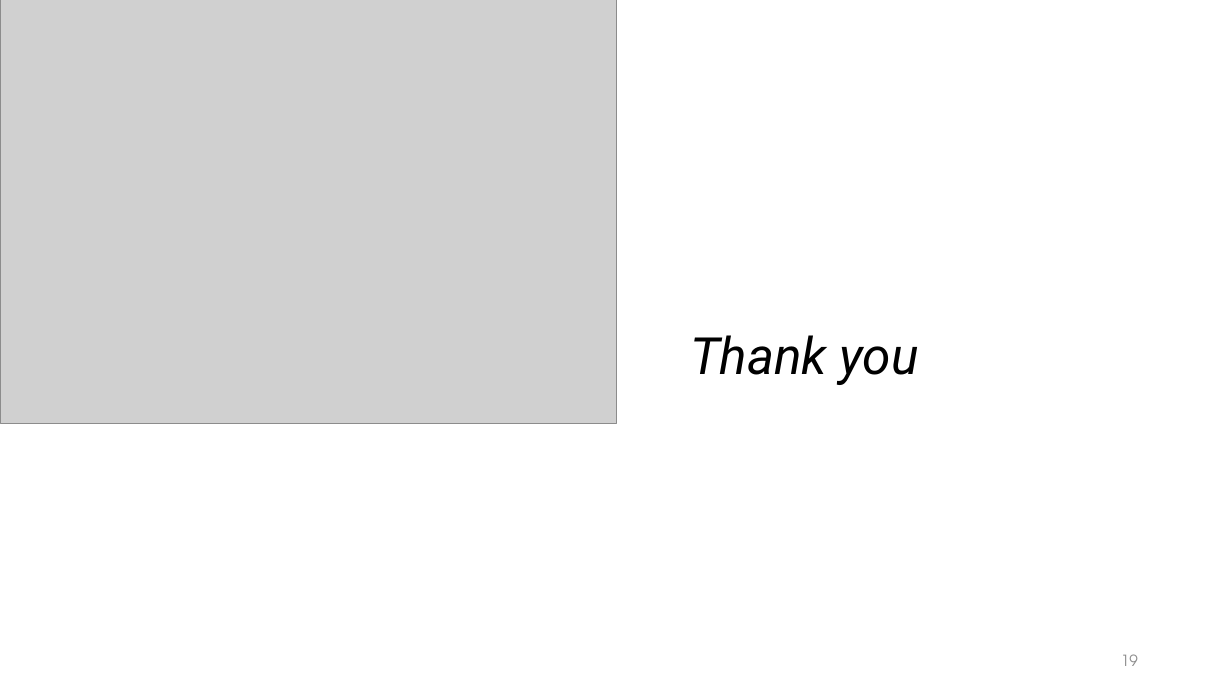
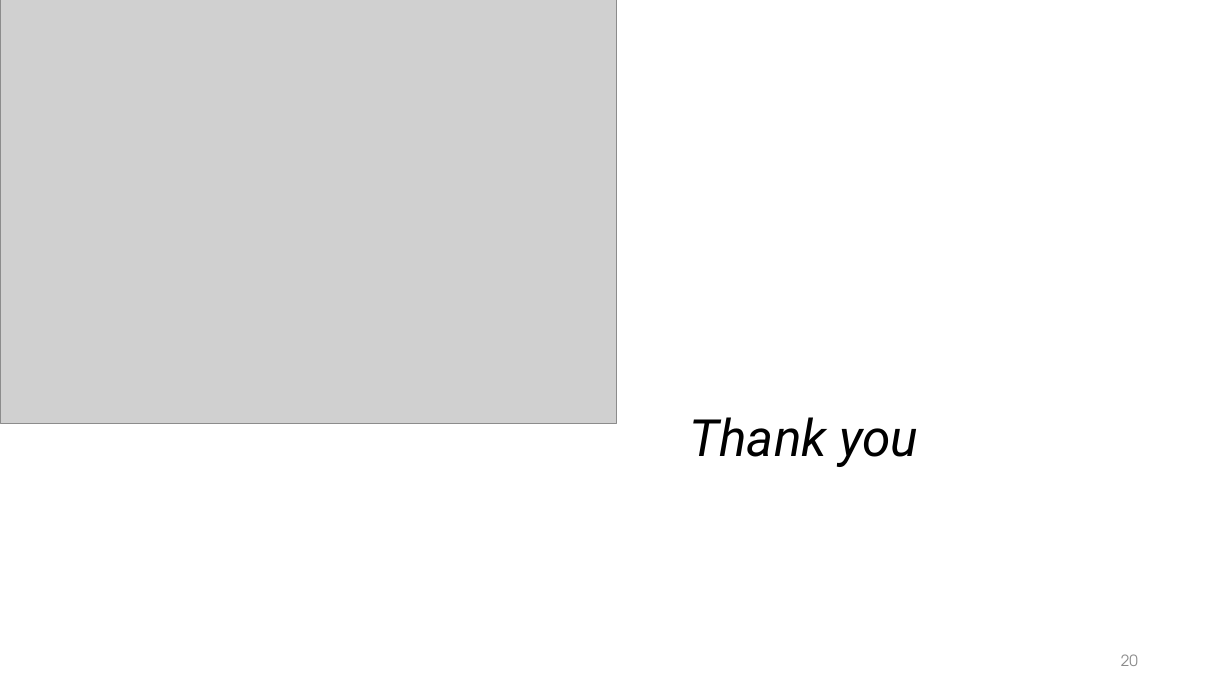
Before and after one commit to Kevinle76/NetFlix, a slide deck: slide 20 of Project_1.pptx (slide 19 before the commit). Drawn at 1232x693 pixels with LibreOffice and Linux fonts; fonts in the diff are those of the drawing; grey boxes stand for pictures. Boxes give left, top, right and bottom in pixels: in the first picture for what was removed or moved away, otherwise in the second. Text is boxed around its words. In the diff, an @@ line names an element or a change of style, - is before the commit and + after.

Commit message:
final powerpoint

```diff
--- a/Project_1.pptx
+++ b/Project_1.pptx
@@ title "Thank you": place and size @@
-title "Thank you" at <box>690,335,919,385</box>
+title "Thank you" at <box>690,417,918,467</box>
@@ page number at <box>1121,654,1138,666</box>: text changed @@
-19
+20
```
Also in this commit, not shown: 1 other slide changed, 2 slides added, 1 slide removed.
